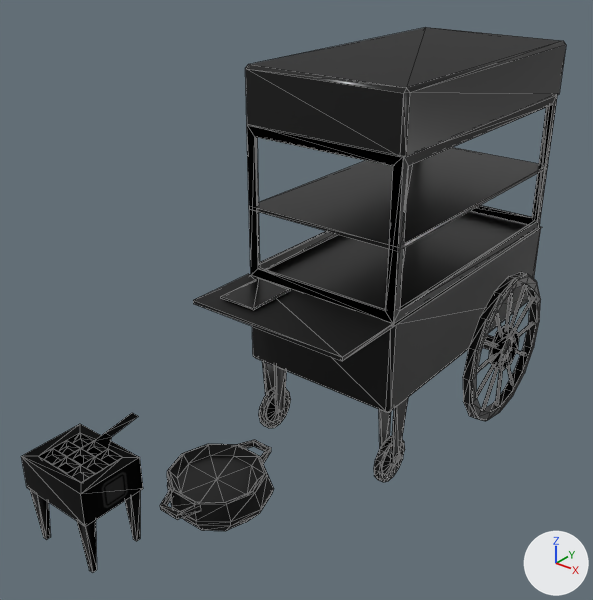
The glTF model Assets/FoodStallAssets/Vietnamese/2lvl_viet.glb: old version first, new version second.
One viewpoint serves both versions: a 50 mm camera at (1.41, -1.77, 1.63) aimed at (-0.04, 0.04, 0.51). The axes (+X, +Y, +Z) are drawn at lower right. The lights are the same throughout. Mesh edges are drawn as thin lines. Where no turn or scale is listed for an object, it has been applied to the vertices.

The scene before the commit, as lines of its bpy script (objects in view):
```python
me_blenderbridge_008 = bpy.data.meshes.new('BlenderBridge.008')
me_blenderbridge_008.from_pydata(...)  # 1112 vertices, 1738 faces; spans x -0.31..0.45, y -0.81..0.95, z 0.0..1.23
me_blenderbridge_008.materials.append(mat_viet_2lvl)
ob_2lvl_viet = bpy.data.objects.new('2lvl_viet', me_blenderbridge_008)
ob_2lvl_viet.location = (0.0, 0.0, 0.0)
```
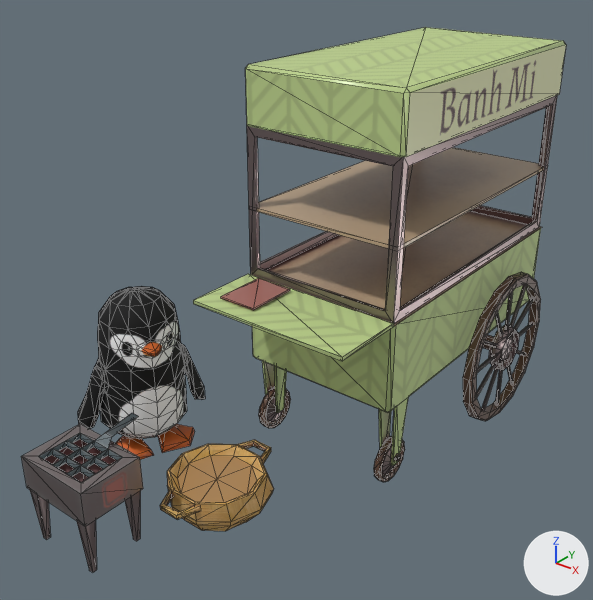
The newer file is also turned or shifted as a whole; pictures and numbers use the older file's frame.

Boxes (x1, y1, x2, y2) around the edits, measured in the pictures (593 x 600 px):
'2lvl_viet', recoloured
    both: (21, 27, 566, 573)
'Try 2_nomod', added
    after: (78, 286, 205, 460)
    faces in mat_body_material (picture img_penguin): (78, 286, 205, 439)
    faces in mat_feet_material (picture img_feet): (116, 424, 195, 460)

The change, as a list of edits to the scene's bpy script:
```text
Add img_penguin:
    img_penguin = load_image('Penguin', '_unpacked/Penguin', 512, 512, 'sRGB')
Add img_feet:
    img_feet = load_image('feet', '_unpacked/feet', 64, 64, 'sRGB')
Add mat_viet_2lvl_001:
    mat_viet_2lvl_001 = bpy.data.materials.new('viet_2lvl.001')
    # uses the picture img_viet2_base_color
    # uses the picture img_viet2_metallic_viet2_roughness
    # uses the picture img_viet2_normal
Add mat_body_material:
    mat_body_material = principled_material('body_material')
    mat_body_material.texture = img_penguin
    mat_body_material.roughness = 0.835
Add mat_feet_material:
    mat_feet_material = principled_material('feet_material')
    mat_feet_material.texture = img_feet
Change me_blenderbridge_008:
    where me_blenderbridge_008.from_pydata(...)  # 1112 vertices, 1738 faces; spans x -0.31..0.45, y -0.81..0.95, z 0.0..1.23
    remove me_blenderbridge_008.materials.append(mat_viet_2lvl)
    add me_blenderbridge_008.materials.append(mat_viet_2lvl_001)
Add me_cylinder_003:
    me_cylinder_003.from_pydata(...)  # 271 vertices, 532 faces; spans x -0.184..0.156, y -0.195..0.217, z -0.004..0.554
    # faces by material slot: [468, 64]
    me_cylinder_003.materials.append(mat_body_material)  # picture img_penguin
    me_cylinder_003.materials.append(mat_feet_material)  # picture img_feet
Add ob_try_2_nomod:
    ob_try_2_nomod = bpy.data.objects.new('Try 2_nomod', me_cylinder_003)
    ob_try_2_nomod.location = (-0.429, -0.277, -0.005)
```
